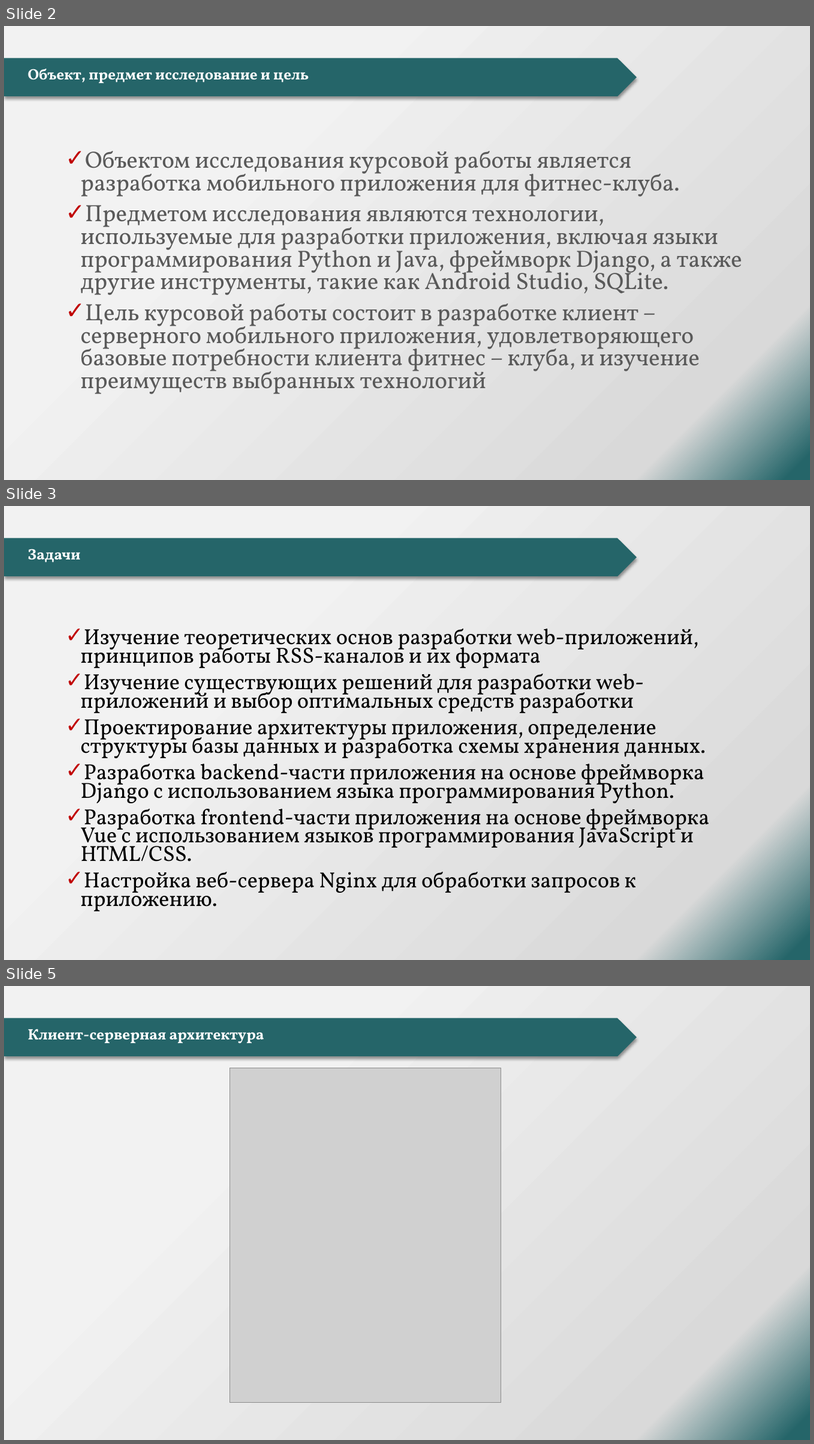
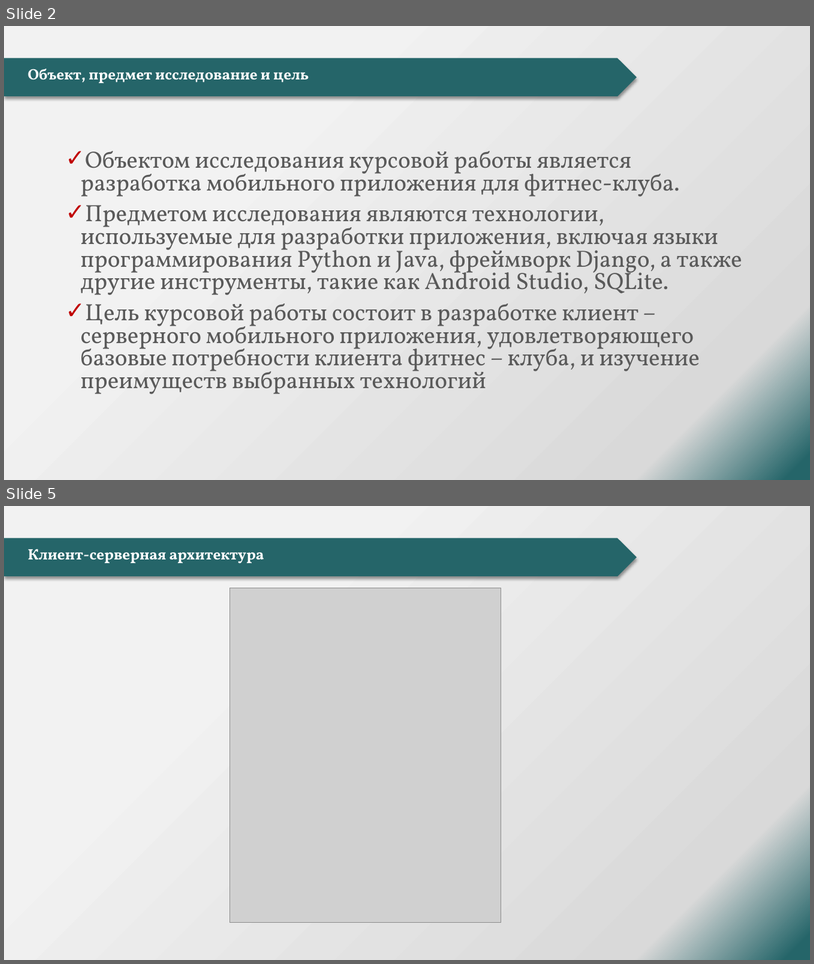
Before and after one commit to ALKOTS/Diplom, a slide deck: Данилин А.А.pptx. Shown one above the other, each under a label of ours: slides 2, 3 and 5 before the commit, slides 2 and 5 after it; the slides between them are not shown. The pictures are 814x1444 and 814x964 pixels, drawn with LibreOffice and Linux fonts; fonts in the diff are those of the drawing; grey boxes stand for pictures; background and template pictures are left out. Boxes give left, top, right and bottom in pixels: in the first picture for what was removed or moved away, otherwise in the second. Text is boxed around its words. In the diff, an @@ line names an element or a change of style, - is before the commit and + after.

```diff
--- a/Данилин А.А.pptx
+++ b/Данилин А.А.pptx
@@ slide 3 removed at (4,506,810,960), background gradient #F2F2F2 to #D9D9D9 to #256569; not listed: 1 template element that a slide beside it also shows @@
@@ title removed at (28,549,81,562) @@
-Задачи
@@ text removed at (81,628,710,911) @@
-✓ Изучение теоретических основ разработки web-приложений, принципов работы RSS-каналов и их формата
-✓ Изучение существующих решений для разработки web-приложений и выбор оптимальных средств разработки
-✓ Проектирование архитектуры приложения, определение структуры базы данных и разработка схемы хранения данных.
-✓ Разработка backend-части приложения на основе фреймворка Django с использованием языка программирования Python.
-✓ Разработка frontend-части приложения на основе фреймворка Vue с использованием языков программирования JavaScript и HTML/CSS.
-✓ Настройка веб-сервера Nginx для обработки запросов к приложению.
```
Also in this commit, not shown: 1 slide changed, 1 slide added, 4 other files.
